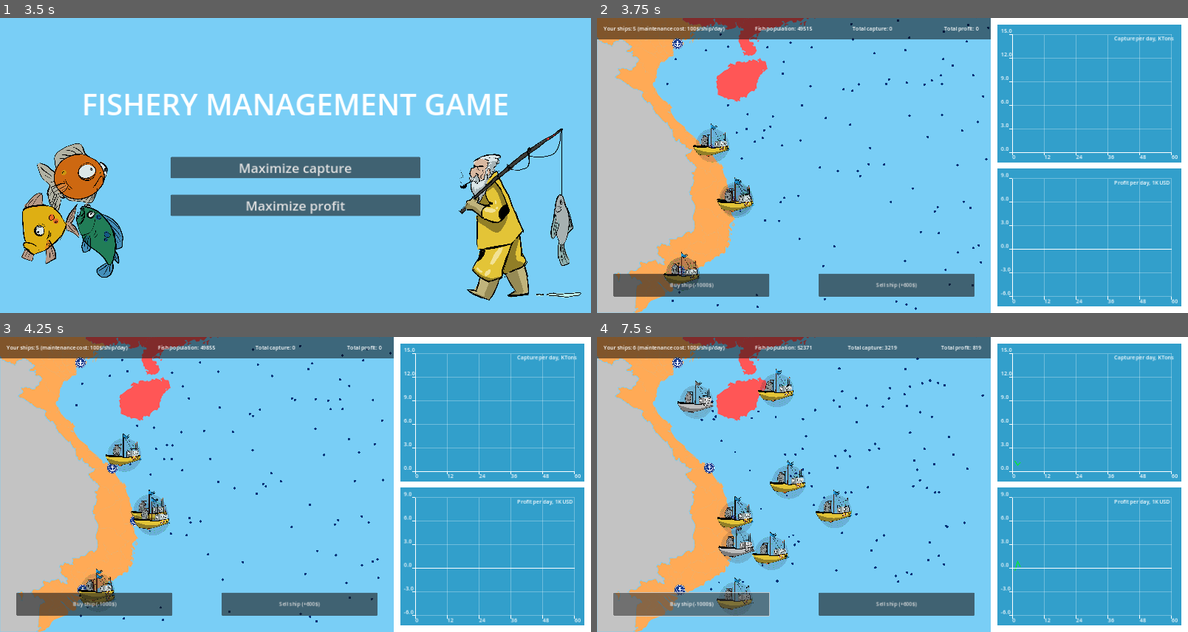
Above: before the commit, frames 1-4 (two rows, left to right).
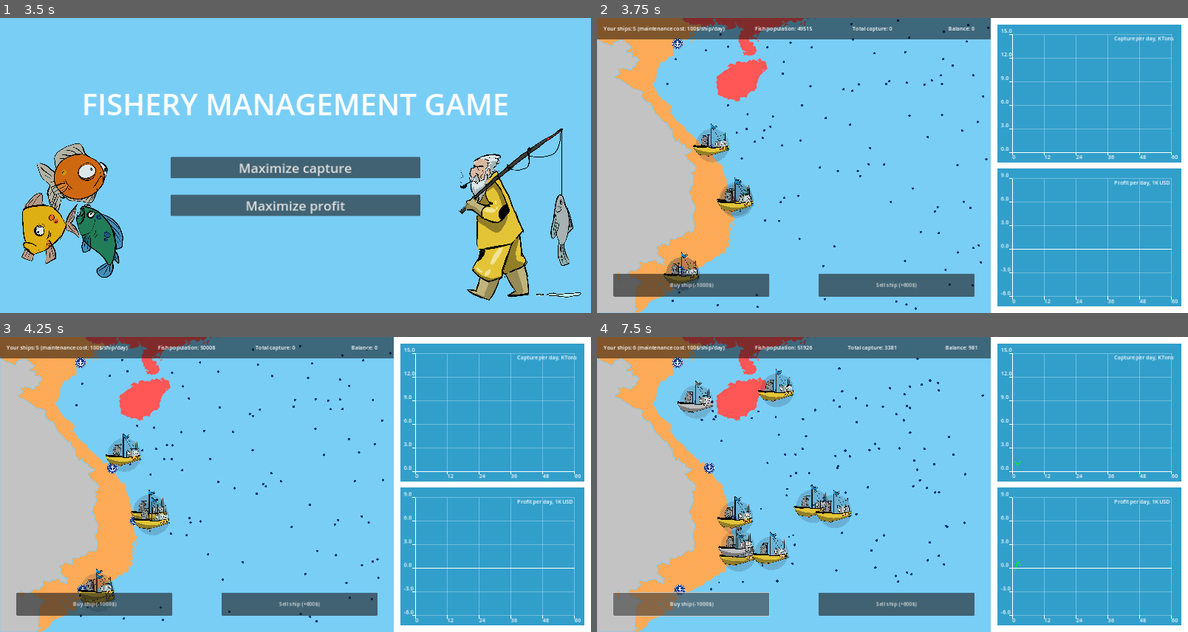
Above: after the commit, the same moments.

Repository: ACROSS-Lab/Fisheries-management-game
Game: Godot game, scene res://main_menu.tscn
Same seed, same stepped clock (60 frames per second), same inputs: the game is played once before the commit and once after it.
Inputs (mouse positions are in pixels of both pictures, inside the frame that each line leads up to):
- Up to frame 1 (3.5 s): click "Play the game" at 0.5 s; click (295, 168) at 1.27 s; type "Alex" at 1.35 s; click "GO" at 2 s; click "Single player" at 2.75 s
- Up to frame 2 (3.75 s): click "Maximize capture" at 3.5 s
- Up to frame 3 (4.25 s): no input
- Up to frame 4 (7.5 s): click "Buy ship (-1000$)" at 4.25 s; click "Sell ship (+600$)" at 5 s; click "Buy ship (-1000$)" at 5.75 s; click "Sell ship (+600$)" at 6.5 s; click "Buy ship (-1000$)" at 7.25 s

Frame 1 is identical in both runs. In frame 2, less than 0.1% of the frame differs, in the area x 49-65%, y 3-22%; in frame 3, less than 0.1%; in frame 4, 1.8%, in the area x 20-72%, y 3-95%.

Commit message:
update for 4.3

Diff:
--- a/Fisheries game/hud.gd
+++ b/Fisheries game/hud.gd
@@ -34,4 +34,4 @@
 	$ScoreContainer/HBoxContainer/ShipsLabel.text = "Your ships: " + str(ships) + " (maintenance cost: " + str(cost) + "$/ship/day)"
 	$ScoreContainer/HBoxContainer/FishPopulationLabel.text = "Fish population: " + str(round(fish))
 	$ScoreContainer/HBoxContainer/TotalCaptureLabel.text = "Total capture: " + str(round(capture))
-	$ScoreContainer/HBoxContainer/TotalProfitLabel.text = "Total profit: " + str(round(profit))
+	$ScoreContainer/HBoxContainer/TotalProfitLabel.text = "Balance: " + str(round(profit))
--- a/Fisheries game/hud.tscn
+++ b/Fisheries game/hud.tscn
@@ -42,7 +42,7 @@
 [node name="TotalProfitLabel" type="Label" parent="ScoreContainer/HBoxContainer"]
 layout_mode = 2
 size_flags_horizontal = 6
-text = "Total profit: 0"
+text = "Balance: 0"
 
 [node name="ButtonContainer" type="MarginContainer" parent="."]
 anchors_preset = 2
--- a/Fisheries game/project.godot
+++ b/Fisheries game/project.godot
@@ -12,7 +12,7 @@
 
 config/name="Fisheries game"
 run/main_scene="res://main_menu.tscn"
-config/features=PackedStringArray("4.2", "GL Compatibility")
+config/features=PackedStringArray("4.3", "GL Compatibility")
 boot_splash/show_image=false
 
 [autoload]
--- a/Fisheries game/ship.gd
+++ b/Fisheries game/ship.gd
@@ -28,6 +28,8 @@
 # Called every frame. 'delta' is the elapsed time since the previous frame
 # Proceeds towards the goal while staying within the navigation and screen bounds
 func _process(delta):
+	if navigation_agent.is_navigation_finished():
+		return
 	var dir = to_local(navigation_agent.get_next_path_position()).normalized()
 	var velocity = dir * speed
 	position += velocity * delta
@@ -38,6 +40,7 @@
 # Calls the function to set a new target if active; stops if not
 func _on_navigation_agent_2d_target_reached():
 	if active:
+		await get_tree().physics_frame
 		change_target()
 	else:
 		stop()
--- a/Fisheries game/shoal_of_fish.gd
+++ b/Fisheries game/shoal_of_fish.gd
@@ -29,6 +29,8 @@
 # Called every frame. 'delta' is the elapsed time since the previous frame
 # Proceeds towards the goal while staying within the navigation and screen bounds
 func _process(delta):
+	if navigation_agent.is_navigation_finished():
+		return
 	var dir = to_local(navigation_agent.get_next_path_position()).normalized()
 	var velocity = dir * speed
 	position += velocity * delta
@@ -38,6 +40,7 @@
 # Called when navigation target is reached
 # Calls the function to set a new target
 func _on_navigation_agent_2d_target_reached():
+	await get_tree().physics_frame
 	change_target()
 
 
Not shown, changed: Fisheries game/backend/FisheriesData.db
